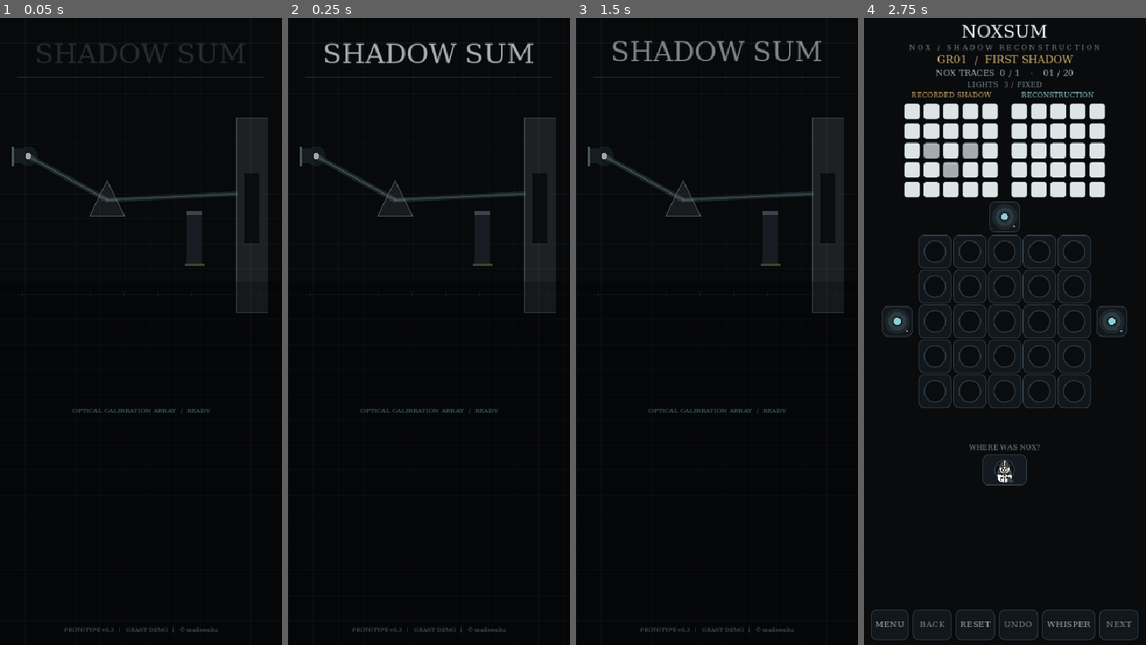
Above: before the commit, frames 1-4 (left to right).
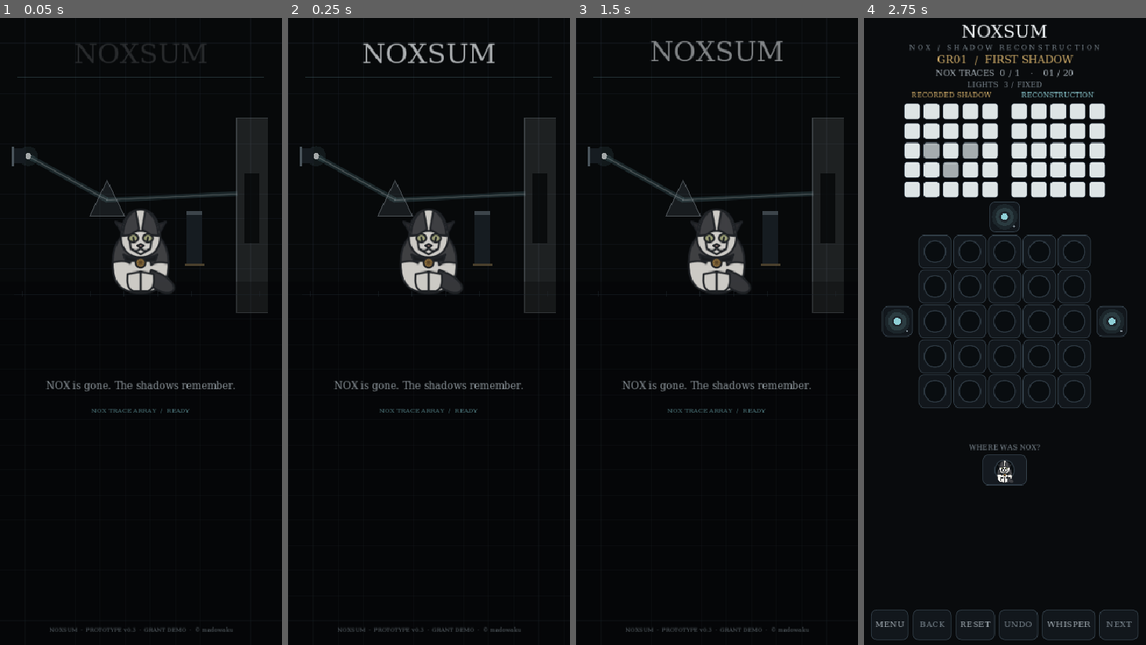
Above: after the commit, the same moments.

Repository: madowaku/shadow-sum
Game: Godot game, scene res://scenes/home.tscn
Same seed, same stepped clock (60 frames per second), same inputs: the game is played once before the commit and once after it.
Inputs (mouse positions are in pixels of both pictures, inside the frame that each line leads up to):
- Up to frame 1 (0.05 s): no input
- Up to frame 2 (0.25 s): no input
- Up to frame 3 (1.5 s): tap Enter at 0.5 s; move the mouse to (779, 300) at 0.52 s; hold Right 0.53-1.25 s; tap Z at 0.6 s; click (779, 300) at 0.67 s; tap Space at 0.77 s; click "MENU" at 1.25 s
- Up to frame 4 (2.75 s): tap Space at 2 s; drag from (948, 362) to (990, 456) at 2.02 s

The runs differ from the first frame. In frame 1, 3.4% of the frame differs, in the area x 13-87%, y 4-98%; in frame 2, 4.2%, in the area x 13-88%, y 3-98%; in frame 3, 4.0%; in frame 4, nothing differs.

Commit message:
feat: brand HOME as NOXSUM with NOX trace story

Diff:
--- a/src/home_screen.gd
+++ b/src/home_screen.gd
@@ -2,6 +2,7 @@
 
 const T = preload("res://src/night_tokens.gd")
 const LabBackground = preload("res://src/ui/home_lab_background.gd")
+const NOX_SIT: Texture2D = preload("res://assets/nox/nox_sit.svg")
 
 const CAMPAIGN_SCENE := "res://scenes/campaign.tscn"
 const STAGE_DATA := "res://data/grant20_v0_3.json"
@@ -96,7 +97,7 @@
 	margin.add_child(column)
 
 	var title := Label.new()
-	title.text = "SHADOW SUM"
+	title.text = "NOXSUM"
 	title.horizontal_alignment = HORIZONTAL_ALIGNMENT_CENTER
 	title.add_theme_font_override("font", T.display_font())
 	title.add_theme_font_size_override("font_size", 39)
@@ -111,7 +112,7 @@
 	column.add_child(axis)
 
 	var subtitle := Label.new()
-	subtitle.text = "A PUZZLE OF LIGHT, SHADOW, AND ALIGNMENT"
+	subtitle.text = "RECONSTRUCT THE PAST FROM THE SHADOWS"
 	subtitle.horizontal_alignment = HORIZONTAL_ALIGNMENT_CENTER
 	subtitle.add_theme_font_override("font", T.instrument_font())
 	subtitle.add_theme_font_size_override("font_size", 9)
@@ -126,8 +127,33 @@
 	showcase.mouse_filter = Control.MOUSE_FILTER_IGNORE
 	column.add_child(showcase)
 
+	var nox_center := CenterContainer.new()
+	nox_center.set_anchors_and_offsets_preset(Control.PRESET_FULL_RECT)
+	nox_center.mouse_filter = Control.MOUSE_FILTER_IGNORE
+	showcase.add_child(nox_center)
+	var nox := TextureRect.new()
+	nox.texture = NOX_SIT
+	nox.custom_minimum_size = Vector2(150, 190)
+	nox.expand_mode = TextureRect.EXPAND_IGNORE_SIZE
+	nox.stretch_mode = TextureRect.STRETCH_KEEP_ASPECT_CENTERED
+	nox.modulate = Color(1, 1, 1, 0.84)
+	nox.mouse_filter = Control.MOUSE_FILTER_IGNORE
+	nox_center.add_child(nox)
+
+	var memory_line := Label.new()
+	memory_line.text = "NOX is gone. The shadows remember."
+	memory_line.horizontal_alignment = HORIZONTAL_ALIGNMENT_CENTER
+	memory_line.add_theme_font_override("font", T.display_font())
+	memory_line.add_theme_font_size_override("font_size", 14)
+	memory_line.add_theme_color_override("font_color", Color(T.TEXT_SECONDARY, 0.82))
+	memory_line.set_anchors_preset(Control.PRESET_BOTTOM_WIDE)
+	memory_line.offset_bottom = -5
+	memory_line.offset_top = -30
+	memory_line.mouse_filter = Control.MOUSE_FILTER_IGNORE
+	showcase.add_child(memory_line)
+
 	var readout := Label.new()
-	readout.text = "OPTICAL CALIBRATION ARRAY  /  READY"
+	readout.text = "NOX TRACE ARRAY  /  READY"
 	readout.horizontal_alignment = HORIZONTAL_ALIGNMENT_CENTER
 	readout.add_theme_font_override("font", T.instrument_font())
 	readout.add_theme_font_size_override("font_size", 9)
@@ -171,7 +197,7 @@
 	_update_progress_readout()
 
 	var footer := Label.new()
-	footer.text = "PROTOTYPE v0.3   |   GRANT DEMO   |   © madowaku"
+	footer.text = "NOXSUM  ·  PROTOTYPE v0.3  ·  GRANT DEMO  ·  © madowaku"
 	footer.horizontal_alignment = HORIZONTAL_ALIGNMENT_CENTER
 	footer.add_theme_font_override("font", T.instrument_font())
 	footer.add_theme_font_size_override("font_size", 8)
@@ -258,9 +284,9 @@
 		continue_info.text = "Campaign data unavailable"
 		return
 	if done <= 0:
-		continue_info.text = "No calibration record yet"
+		continue_info.text = "No reconstructed moments yet"
 	elif done >= stages.size():
-		continue_info.text = "Progress %02d / %02d   ·   Calibration complete" % [done, stages.size()]
+		continue_info.text = "Progress %02d / %02d   ·   Reconstruction complete" % [done, stages.size()]
 	else:
 		var stage_id := str(stages[resume]["id"])
 		continue_info.text = "Progress %02d / %02d   ·   Next %s" % [done, stages.size(), stage_id]
@@ -305,7 +331,7 @@
 	_overlay_title(column, "LEVEL SELECT")
 
 	var progress := Label.new()
-	progress.text = "CALIBRATION RECORD  %02d / %02d" % [_completed_count(), stages.size()]
+	progress.text = "NOX TRACE RECORD  %02d / %02d" % [_completed_count(), stages.size()]
 	progress.horizontal_alignment = HORIZONTAL_ALIGNMENT_CENTER
 	progress.add_theme_font_override("font", T.instrument_font())
 	progress.add_theme_font_size_override("font_size", 9)
